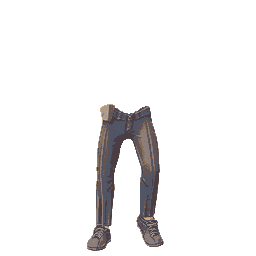
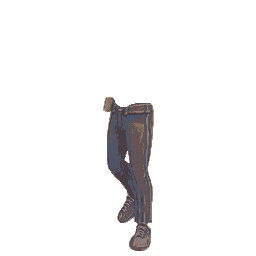
Layer changes from the first 256×256 image to the second:
hid "Обычный слой 2 (вставлено)" (1st of 3), painted on it over 87, 97, 164, 251
added layer "Обычный слой 2 (вставлено)" (3rd of 3) above "Обычный слой 1" over 87, 97, 164, 251